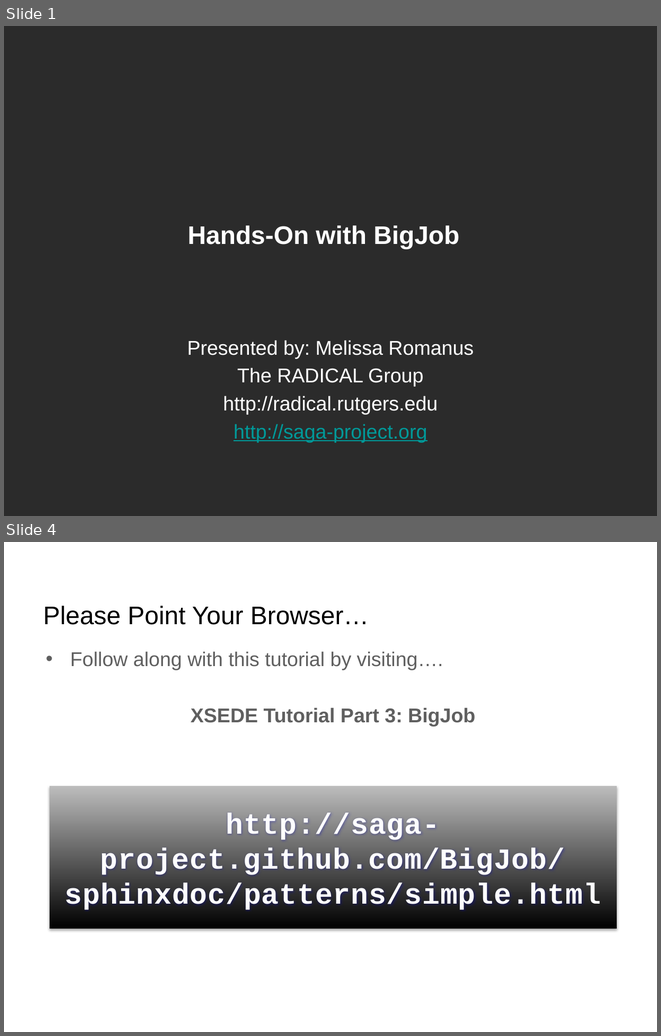
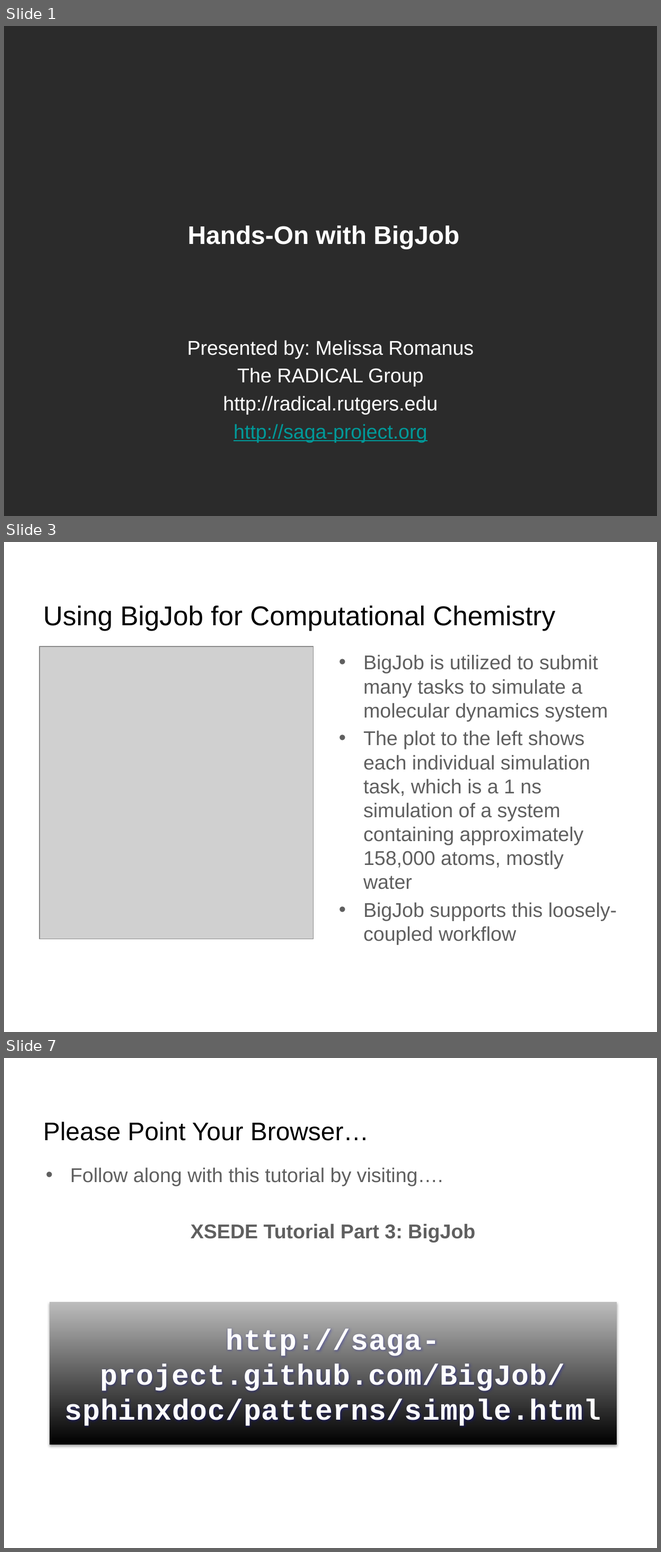
Before and after one commit to saga-project/presentations, a slide deck: Tutorials/2013-XSEDE-BigJob/BigJob-XSEDE-2013.pptx. Shown one above the other, each under a label of ours: slides 1 and 4 before the commit, slides 1, 3 and 7 after it; the slides between them are not shown. The pictures are 661x1036 and 661x1552 pixels, drawn with LibreOffice and Linux fonts; fonts in the diff are those of the drawing; grey boxes stand for pictures; background and template pictures are left out; a plain dark background stands for a picture behind light text. Boxes give left, top, right and bottom in pixels: in the first picture for what was removed or moved away, otherwise in the second. Text is boxed around its words. In the diff, an @@ line names an element or a change of style, - is before the commit and + after.

```diff
--- a/Tutorials/2013-XSEDE-BigJob/BigJob-XSEDE-2013.pptx
+++ b/Tutorials/2013-XSEDE-BigJob/BigJob-XSEDE-2013.pptx
@@ slide 3 added at bbox=[4, 542, 657, 1032], background #FFFFFF @@
@@ title added at bbox=[43, 605, 555, 631], 30 pt, text #000000 @@
+Using BigJob for Computational Chemistry
@@ picture added at bbox=[40, 646, 313, 939] @@
@@ text added at bbox=[363, 654, 617, 945], 22 pt, text #5F5F5F @@
+• BigJob is utilized to submit many tasks to simulate a molecular dynamics system
+• The plot to the left shows each individual simulation task, which is a 1 ns simulation of a system containing approximately 158,000 atoms, mostly water
+• BigJob supports this loosely-coupled workflow
@@ what was slide 4 is now slide 7 @@
```
Also in this commit, not shown: 2 slides changed, 2 other slides added, 1 other file.
